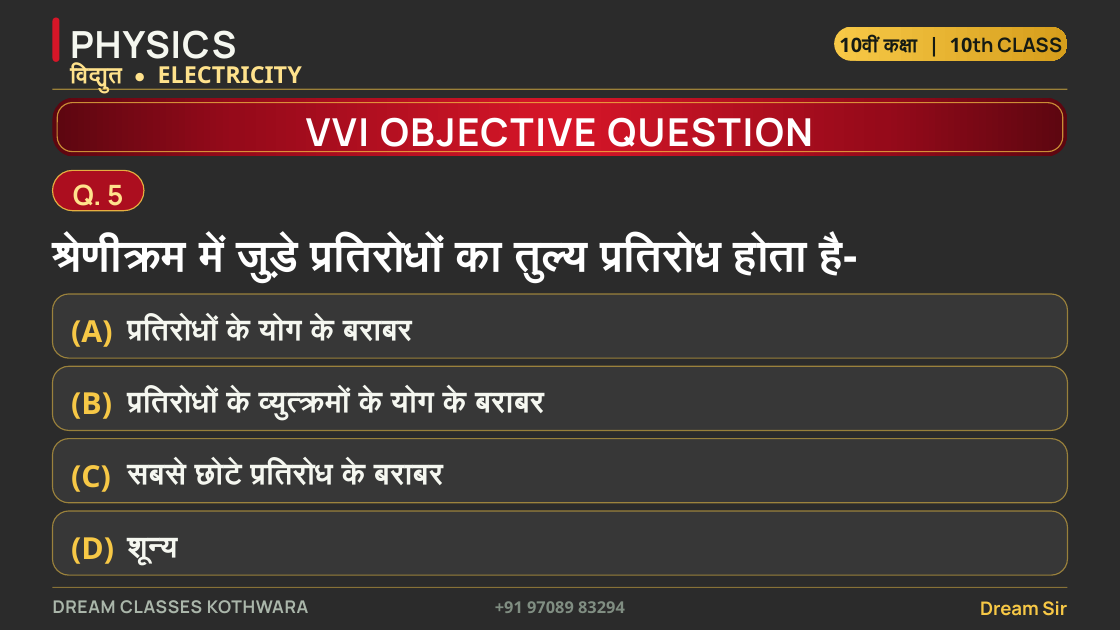
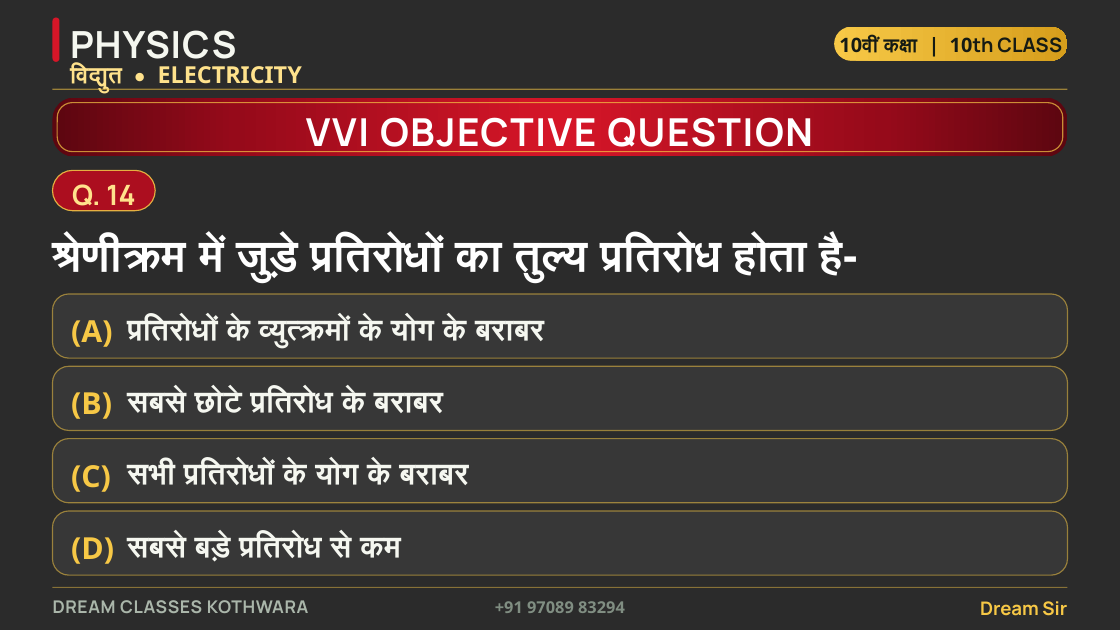
Before and after one commit to funnypawan/ppp, a slide deck: slide 16 of dream-classes-ppt/Dream_Classes_Kothwara_Physics_Ch4_Electricity_VVI_Objective.pptx (slide 7 before the commit). Drawn at 1120x630 pixels with LibreOffice and Linux fonts; fonts in the diff are those of the drawing; background and template pictures are left out; a plain dark background stands for a picture behind light text. Boxes give left, top, right and bottom in pixels: in the first picture for what was removed or moved away, otherwise in the second. Text is boxed around its words. In the diff, an @@ line names an element or a change of style, - is before the commit and + after.

Commit message:
Build Class 10 Physics Ch-4 (विद्युत) VVI objective deck: 32 questions, varied answer positions, answer-key variant, 35/39-slide PPTX

```diff
--- a/dream-classes-ppt/Dream_Classes_Kothwara_Physics_Ch4_Electricity_VVI_Objective.pptx
+++ b/dream-classes-ppt/Dream_Classes_Kothwara_Physics_Ch4_Electricity_VVI_Objective.pptx
@@ rounded rectangle: place and size @@
-rounded rectangle at (52, 171, 144, 211)
+rounded rectangle at (52, 171, 155, 211)
@@ text at (72, 184, 135, 212): text changed @@
-Q. 5
+Q. 14
@@ text at (127, 316, 544, 348): text changed @@
-प्रतिरोधों के योग के बराबर
+प्रतिरोधों के व्युत्क्रमों के योग के बराबर
@@ text at (127, 388, 443, 413): text changed @@
-प्रतिरोधों के व्युत्क्रमों के योग के बराबर
+सबसे छोटे प्रतिरोध के बराबर
@@ text at (127, 461, 468, 485): text changed @@
-सबसे छोटे प्रतिरोध के बराबर
+सभी प्रतिरोधों के योग के बराबर
@@ text at (127, 533, 401, 562): text changed @@
-शून्य
+सबसे बड़े प्रतिरोध से कम
```
Also in this commit, not shown: 10 other slides changed, 22 slides added, 35 other files.
